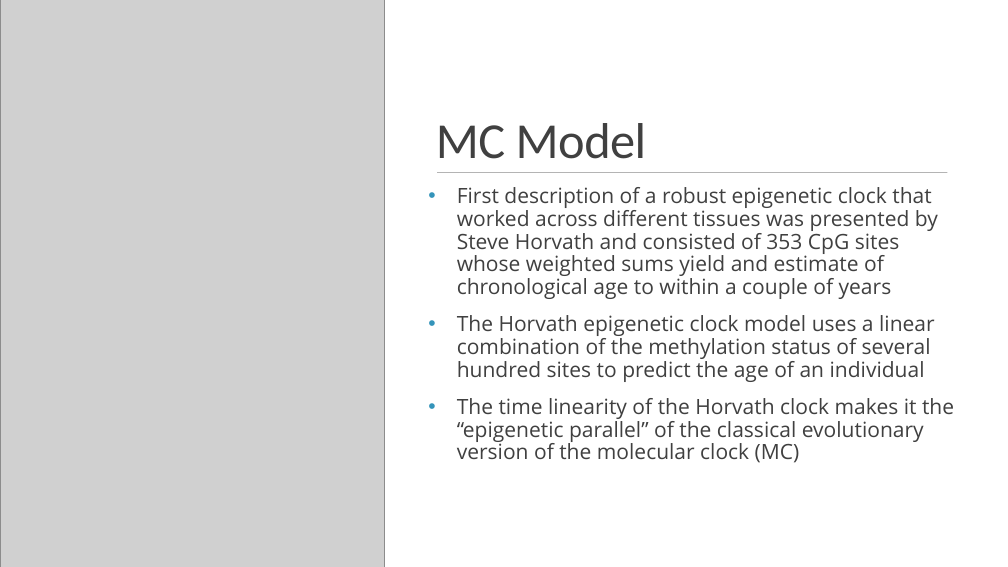
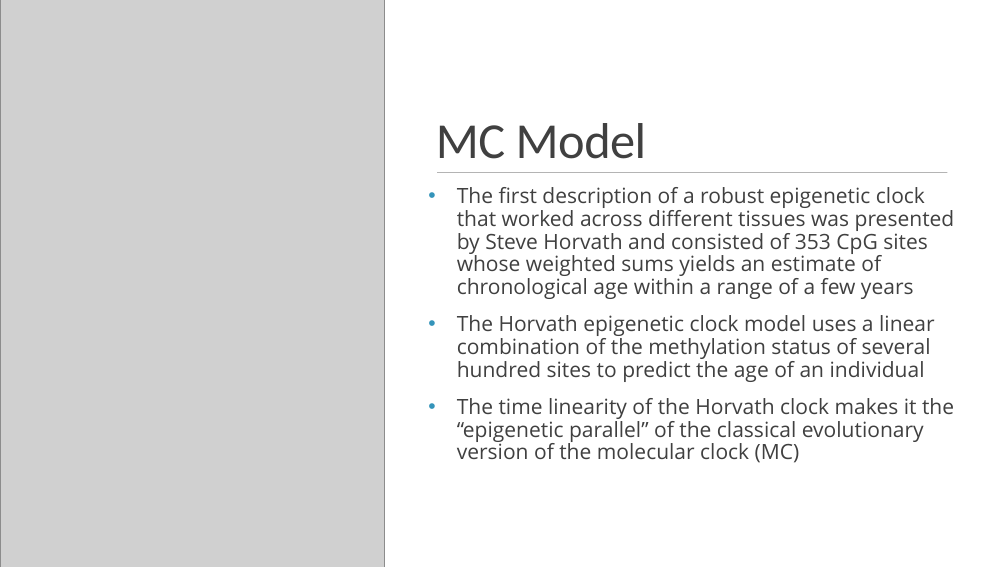
Before and after one commit to Ran-Toledo/privacy-preserving-aging-analytics, a slide deck: slide 6 of Privacy-Preserving Aging Analytics.pptx. Drawn at 1008x567 pixels with LibreOffice and Linux fonts; fonts in the diff are those of the drawing; grey boxes stand for pictures. Boxes give left, top, right and bottom in pixels: in the first picture for what was removed or moved away, otherwise in the second. Text is boxed around its words. In the diff, an @@ line names an element or a change of style, - is before the commit and + after.

Commit message:
edited presentation

```diff
--- a/Privacy-Preserving Aging Analytics.pptx
+++ b/Privacy-Preserving Aging Analytics.pptx
@@ text at (457,187,955,299): text changed @@
-• First description of a robust epigenetic clock that worked across different tissues was presented by Steve Horvath and consisted of 353 CpG sites whose weighted sums yield and estimate of chronological age to within a couple of years
+• The first description of a robust epigenetic clock that worked across different tissues was presented by Steve Horvath and consisted of 353 CpG sites whose weighted sums yields an estimate of chronological age within a range of a few years
```
